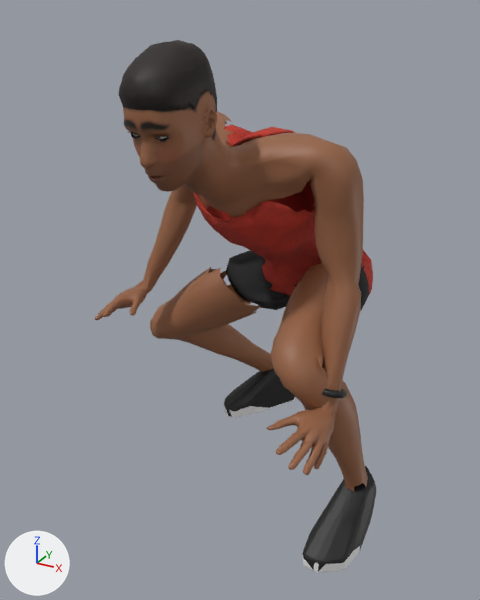
The glTF model characters/exports/gym_jono.glb, before and after one commit.
Both versions are drawn from a 50 mm lens placed at (0.631, -1.45, 1.216), pointed at (-0.11, -0.102, 0.542). Every picture has the same lights, and +X, +Y and +Z are marked at lower left. The first picture is the older version. Both versions are drawn at frame 0 of the action 'jump'; the numbers are the values there. Vertices at exactly the same position are counted once.

Objects in the first picture: 'gym_jono_body_dressed', 'hair.001', 'run_shorts.001', 'singlet.001', 'sneaker_l.001', 'sneaker_r.001', 'watch.001' and 1 more.
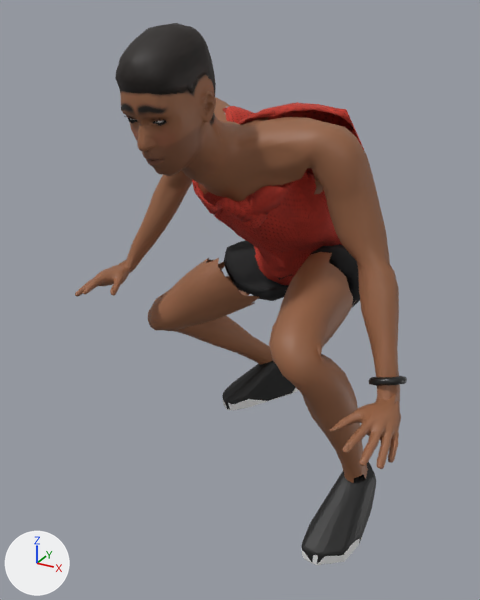
Location of each change, (x1, y1, x2, y2) in pixels of the pictures (480 x 600 px; the box of a moved part takes in the faces that stretch with it):
'gym_jono_body_dressed', reshaped (19% wider): before (95, 91, 368, 491); after (75, 74, 401, 483)
'singlet.001', reshaped (8% taller): before (193, 125, 373, 296); after (192, 102, 364, 286)
'hair.001', moved: before (119, 40, 217, 135); after (115, 23, 216, 120)
'sneaker_l.001', moved: before (303, 466, 376, 573); after (302, 461, 376, 565)
'run_shorts.001', reshaped: before (226, 250, 369, 311); after (224, 240, 360, 307)
'sneaker_r.001', moved: before (224, 368, 297, 418); after (222, 361, 298, 410)
'watch.001', moved, turned: before (322, 389, 347, 398); after (369, 376, 407, 386)
part 1 of me_gym_jono_body_011, moved or reshaped: before (150, 267, 273, 372); after (148, 258, 273, 365)
part 2 of me_gym_jono_body_011, moved or reshaped: before (271, 264, 368, 491); after (269, 252, 368, 483)
part 3 of me_gym_jono_body_011, moved or reshaped: before (95, 91, 364, 475); after (75, 74, 401, 469)

Diff of the bpy script that builds the scene:
```diff
--- a/characters/exports/gym_jono.glb.py
+++ b/characters/exports/gym_jono.glb.py
@@ me_gym_jono_body_011 @@
-me_gym_jono_body_011.from_pydata(...)  # 3660 vertices, 7156 faces; spans x -0.5..0.27, y -0.472..0.313, z 0.107..1.151
+me_gym_jono_body_011.from_pydata(...)  # 3660 vertices, 7156 faces; spans x -0.557..0.391, y -0.479..0.303, z 0.139..1.18
+# me_gym_jono_body_011 part 1: the loose piece of 299 vertices spanning x -0.476..-0.123, y -0.038..0.313, z 0.107..0.564 is moved by (0.0, -0.01, 0.032)
+# me_gym_jono_body_011 part 2: the loose piece of 299 vertices spanning x 0.003..0.27, y -0.358..-0.008, z 0.119..0.665 is moved by (0.0, -0.01, 0.032)
+# me_gym_jono_body_011 part 3: 3062 of 3660 vertices moved; they spanned x -0.5..0.245, y -0.472..0.051, z 0.359..1.151 and now span x -0.557..0.391, y -0.479..0.044, z 0.435..1.18; mean shift (0.018, -0.006, 0.044); largest move (0.236, -0.411, 0.359) -> (0.387, -0.417, 0.435)
 me_gym_jono_body_011.materials.append(mat_skin_gym_jono_body)
@@ me_gym_jono_body_007 @@
-me_gym_jono_body_007.from_pydata(...)  # 906 vertices, 1800 faces; spans x -0.19..-0.029, y -0.475..-0.264, z 0.984..1.162
+me_gym_jono_body_007.from_pydata(...)  # 906 vertices, 1800 faces; spans x -0.19..-0.028, y -0.482..-0.271, z 1.014..1.191
+# me_gym_jono_body_007 part 4: the whole mesh is moved by (0.001, -0.007, 0.029)
 me_gym_jono_body_007.materials.append(mat_hairbaked_crop_1a120c)
@@ me_gym_jono_body_010 @@
-me_gym_jono_body_010.from_pydata(...)  # 448 vertices, 900 faces; spans x -0.26..0.184, y -0.069..0.222, z 0.443..0.661
+me_gym_jono_body_010.from_pydata(...)  # 448 vertices, 900 faces; spans x -0.261..0.184, y -0.08..0.213, z 0.472..0.7
+# me_gym_jono_body_010 part 5: 448 of 448 vertices moved; they spanned x -0.26..0.184, y -0.069..0.222, z 0.443..0.661 and now span x -0.261..0.184, y -0.08..0.213, z 0.472..0.7; mean shift (0.0, -0.011, 0.034)
 me_gym_jono_body_010.materials.append(mat_cloth_run_shorts_141416)
@@ me_gym_jono_body_009 @@
-me_gym_jono_body_009.from_pydata(...)  # 800 vertices, 1600 faces; spans x -0.231..0.172, y -0.252..0.23, z 0.493..0.982
+me_gym_jono_body_009.from_pydata(...)  # 800 vertices, 1600 faces; spans x -0.224..0.179, y -0.281..0.219, z 0.525..1.035
+# me_gym_jono_body_009 part 6: 800 of 800 vertices moved; they spanned x -0.231..0.172, y -0.252..0.23, z 0.493..0.982 and now span x -0.224..0.179, y -0.281..0.219, z 0.525..1.035; mean shift (0.003, -0.01, 0.041)
 me_gym_jono_body_009.materials.append(mat_cloth_singlet_d23b2a)
@@ me_sneaker_002 @@
-me_sneaker_002.from_pydata(...)  # 352 vertices, 700 faces; spans x 0.174..0.291, y -0.335..-0.061, z 0.001..0.153
+me_sneaker_002.from_pydata(...)  # 352 vertices, 700 faces; spans x 0.174..0.291, y -0.345..-0.07, z 0.033..0.185
+# me_sneaker_002 part 7: the whole mesh is moved by (0.0, -0.01, 0.032)
 me_sneaker_002.materials.append(mat_sneakerupper_1a1a1a)
@@ me_sneaker_003 @@
-me_sneaker_003.from_pydata(...)  # 352 vertices, 700 faces; spans x -0.319..-0.11, y 0.129..0.361, z 0.002..0.154
+me_sneaker_003.from_pydata(...)  # 352 vertices, 700 faces; spans x -0.319..-0.11, y 0.12..0.351, z 0.034..0.186
+# me_sneaker_003 part 8: the whole mesh is moved by (0.0, -0.01, 0.032)
 me_sneaker_003.materials.append(mat_sneakerupper_1a1a1a)
@@ me_torus_001 @@
-me_torus_001.from_pydata(...)  # 60 vertices, 120 faces; spans x 0.1687..0.2452, y -0.3168..-0.2461, z 0.446..0.4845
+me_torus_001.from_pydata(...)  # 60 vertices, 120 faces; spans x 0.2931..0.3664, y -0.3234..-0.2527, z 0.5078..0.5523
+# me_torus_001 part 9: the whole mesh is turned -15.7 degrees about the y axis through its middle, then moved by (0.1232, -0.0066, 0.0644)
 me_torus_001.materials.append(mat_watch)
```
